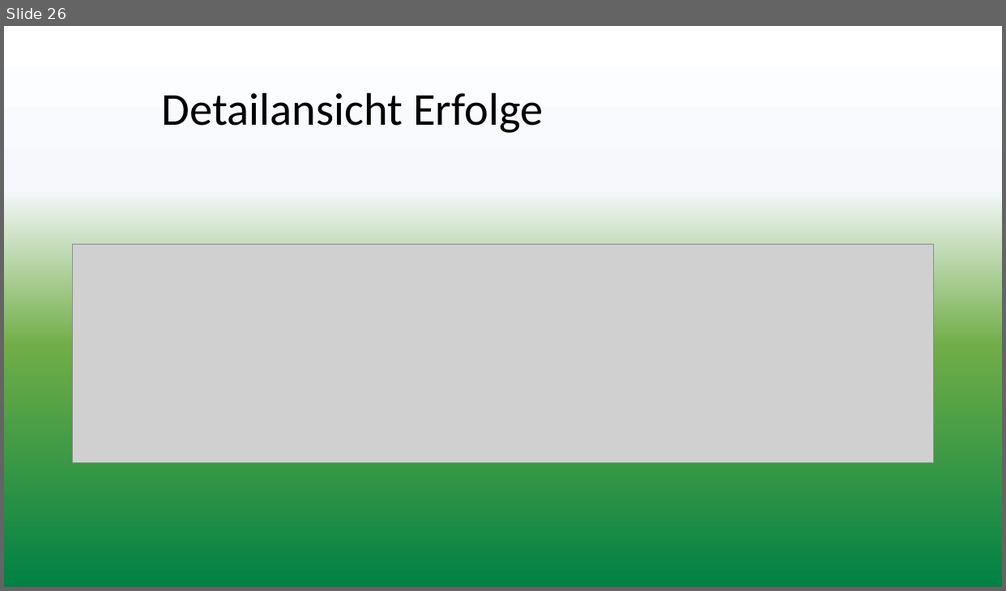
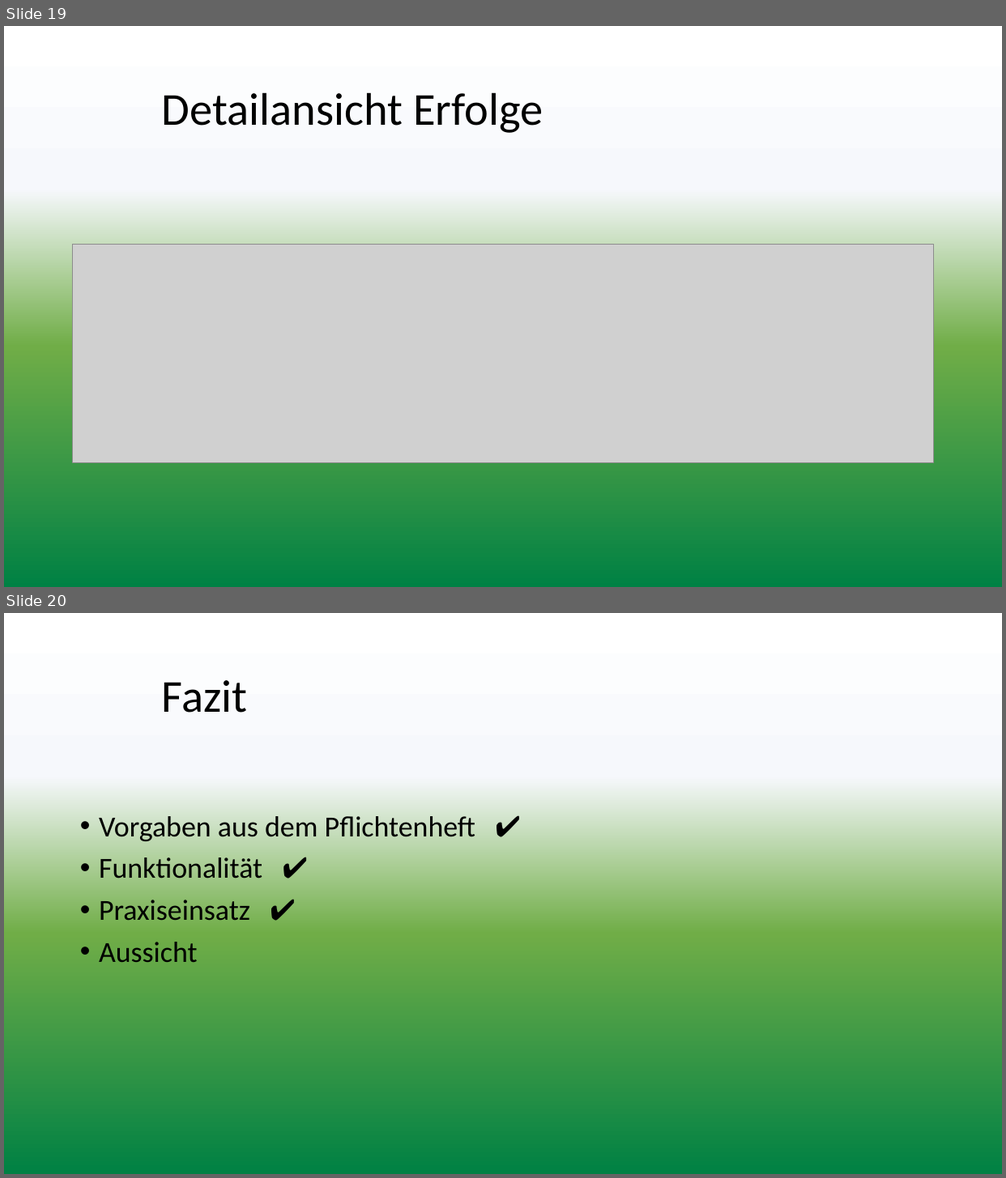
Before and after one commit to hgreis/IHK, a slide deck: presentation/Präsentation.pptx. Shown one above the other, each under a label of ours: slide 26 before the commit, slides 19 and 20 after it. The pictures are 1006x591 and 1006x1178 pixels, drawn with LibreOffice and Linux fonts; fonts in the diff are those of the drawing; grey boxes stand for pictures; background and template pictures are left out. Boxes give left, top, right and bottom in pixels: in the first picture for what was removed or moved away, otherwise in the second. Text is boxed around its words. In the diff, an @@ line names an element or a change of style, - is before the commit and + after.

```diff
--- a/presentation/Präsentation.pptx
+++ b/presentation/Präsentation.pptx
@@ slide 20 added at [4,613,1002,1174], background gradient #FFFFFF to #F6F8FC to #70AD47 to #008144 to #018243 @@
@@ title added at [162,680,248,713], 44 pt, text #000000 @@
+Fazit
@@ text added at [99,816,475,963], 28 pt, text #000000 @@
+• Vorgaben aus dem Pflichtenheft ✔
+• Funktionalität ✔
+• Praxiseinsatz ✔
+• Aussicht
@@ what was slide 26 is now slide 19 @@
```
Also in this commit, not shown: 4 slides changed, 15 slides removed.
